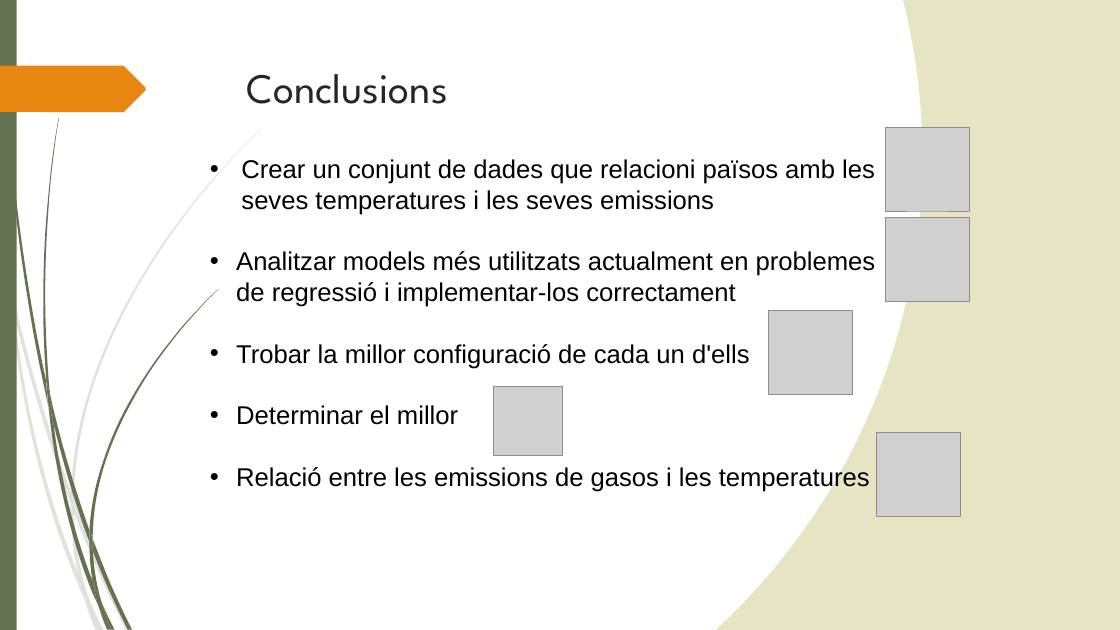
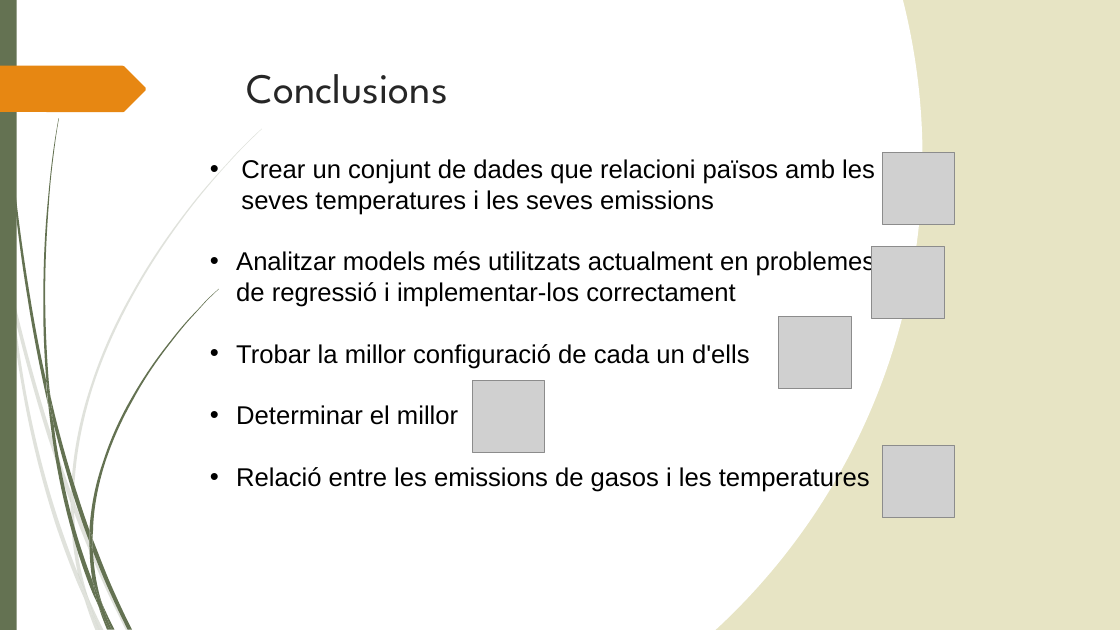
Before and after one commit to miky96/TFG, a slide deck: slide 16 of presentació/presentacioTFG.pptx. Drawn at 1120x630 pixels with LibreOffice and Linux fonts; fonts in the diff are those of the drawing; grey boxes stand for pictures. Boxes give left, top, right and bottom in pixels: in the first picture for what was removed or moved away, otherwise in the second. Text is boxed around its words. In the diff, an @@ line names an element or a change of style, - is before the commit and + after.

```diff
--- a/presentació/presentacioTFG.pptx
+++ b/presentació/presentacioTFG.pptx
@@ picture: place and size @@
-picture at box(886, 127, 970, 211)
+picture at box(882, 152, 954, 224)
@@ picture: place and size @@
-picture at box(886, 218, 970, 302)
+picture at box(872, 246, 944, 318)
@@ picture: place and size @@
-picture at box(769, 311, 853, 395)
+picture at box(779, 317, 851, 389)
@@ picture: place and size @@
-picture at box(494, 386, 562, 455)
+picture at box(472, 381, 544, 453)
@@ picture: place and size @@
-picture at box(876, 433, 960, 517)
+picture at box(882, 445, 954, 518)
```
Also in this commit, not shown: 5 other slides changed.
